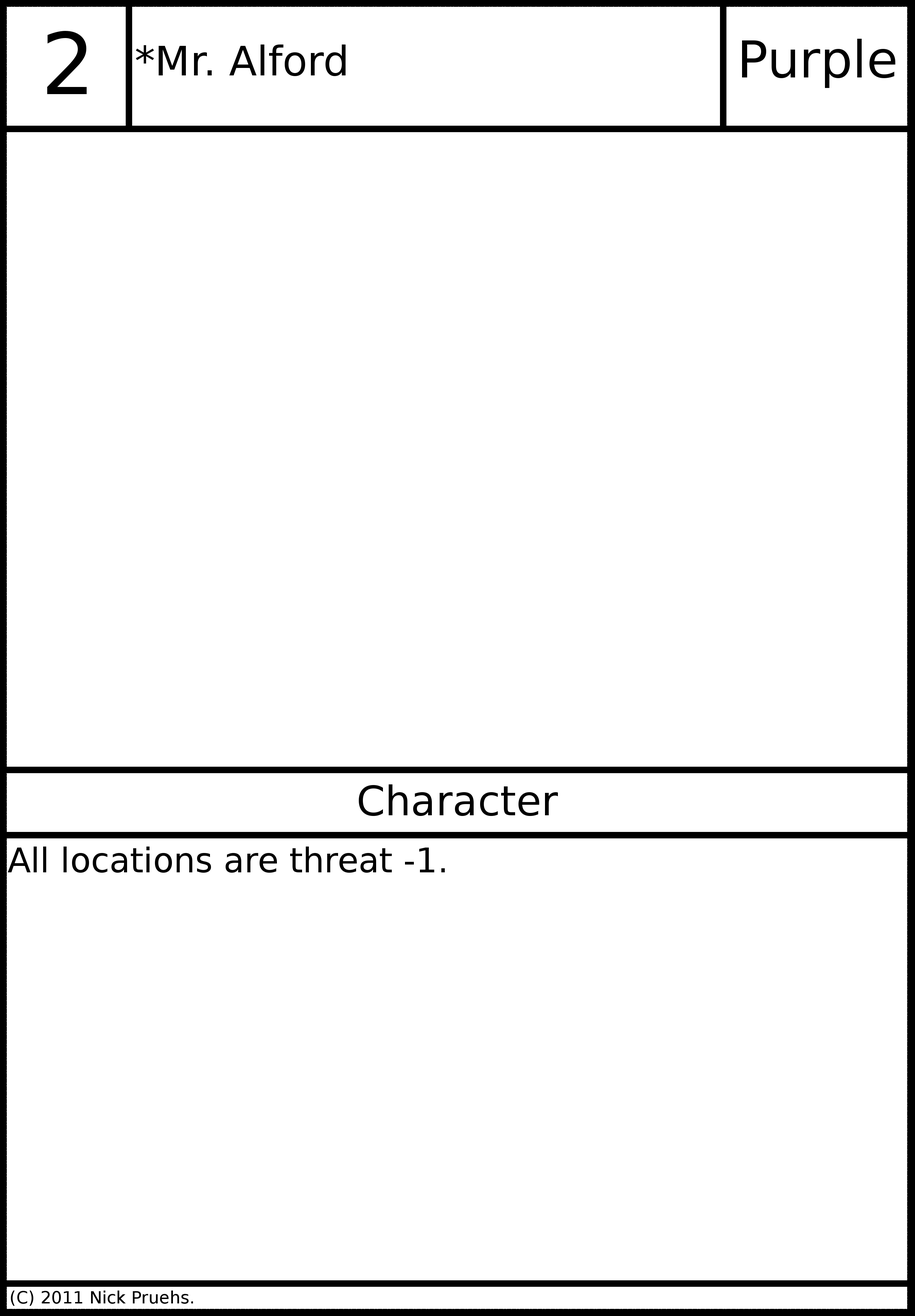
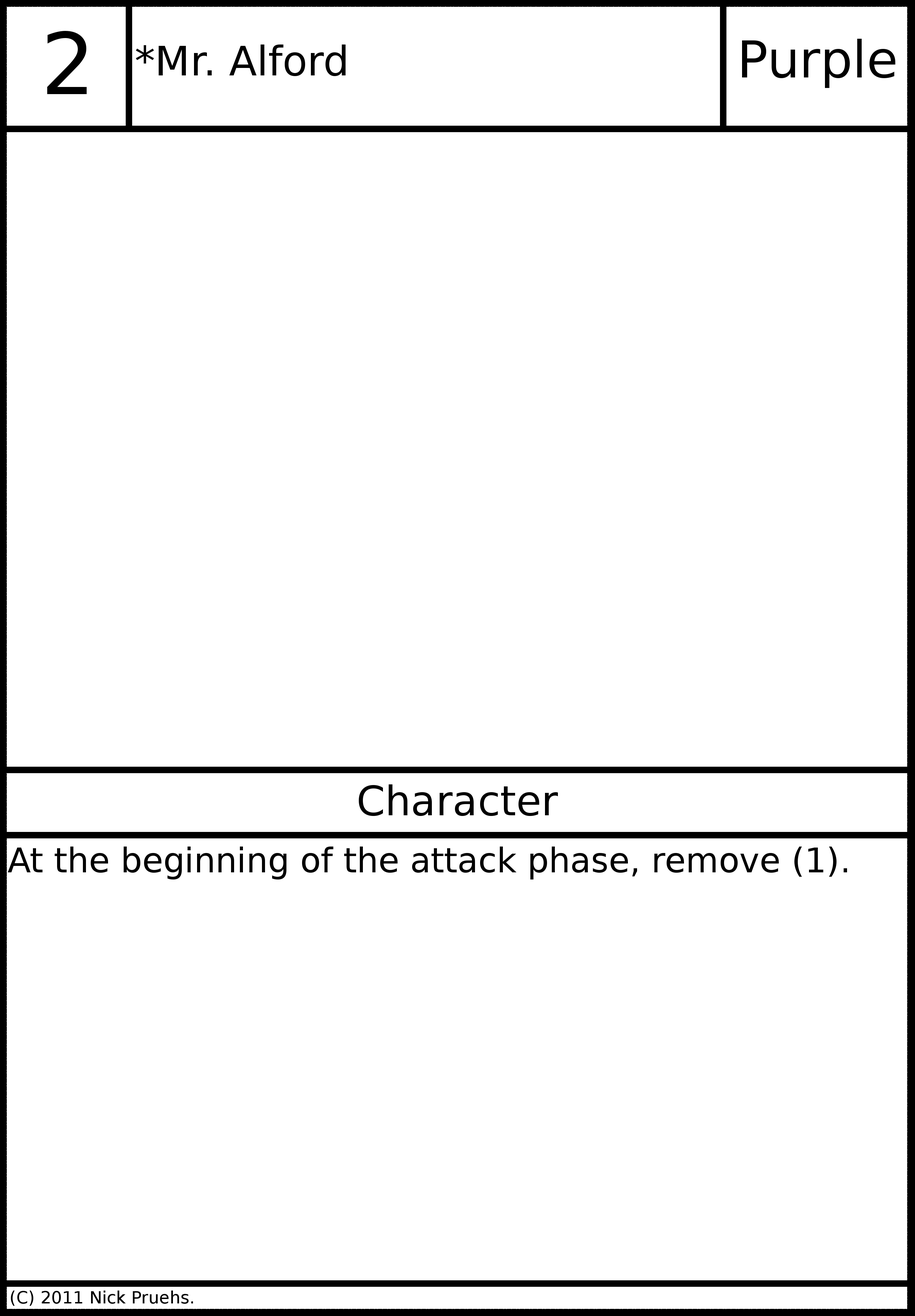
Layers edited between the first and the second 915 x 1316 image:
painted on "Card Text" over [30, 846, 847, 880]
